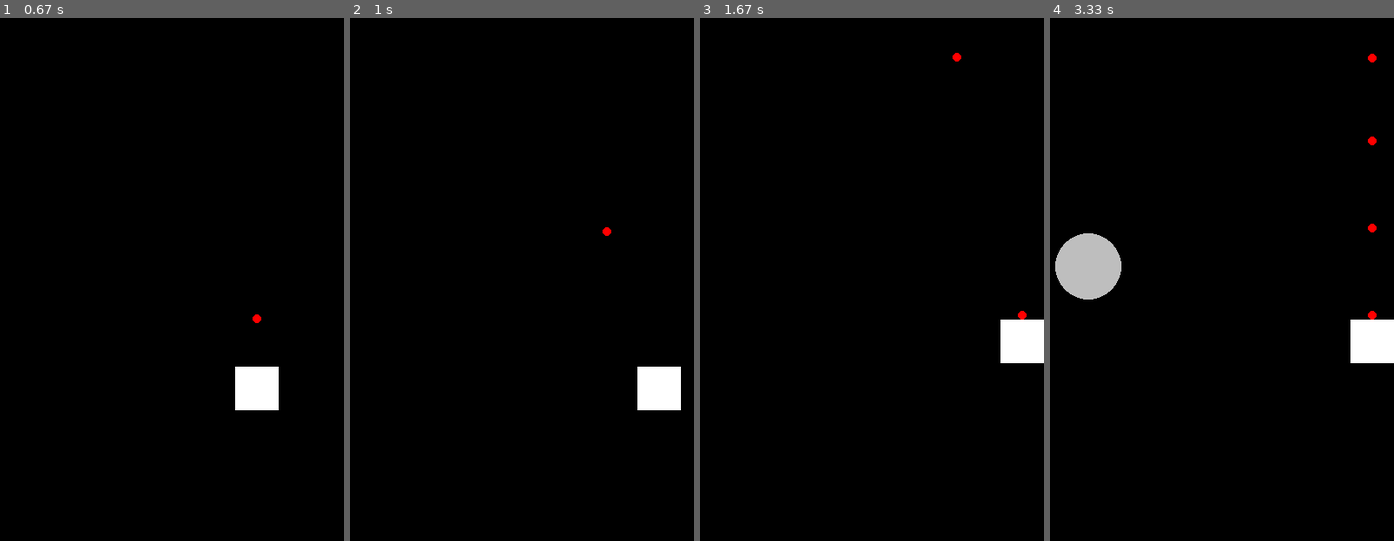
Above: before the commit, frames 1-4 (left to right).
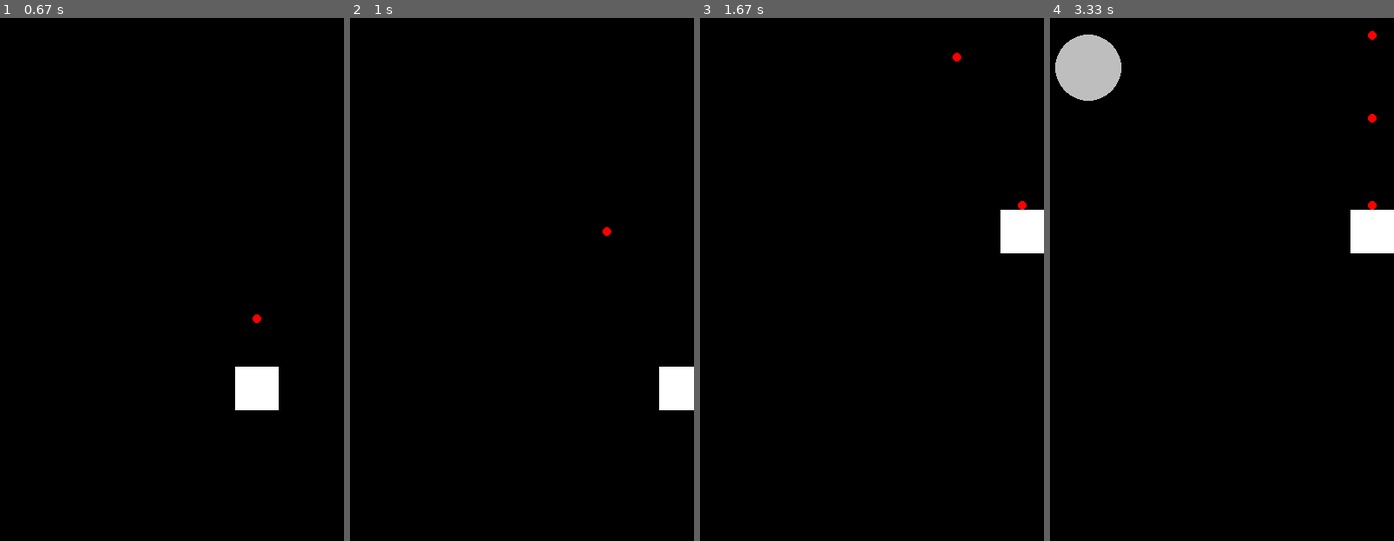
Above: after the commit, the same moments.

Repository: cuatro-f/pygame_second_project
Game: pygame game, started from main.py
The game is run twice, just before and just after one commit, with the same random seed, the same clock (stepped at 60 frames per second) and the same inputs.
Inputs (mouse positions are in pixels of both pictures, inside the frame that each line leads up to):
- Up to frame 1 (0.67 s): click (168, 279) at 0.38 s
- Up to frame 2 (1 s): hold D from 0.67 s (still down)
- Up to frame 3 (1.67 s): release D at 1.13 s; hold W 1.17-1.47 s; click (872, 310) at 1.55 s
- Up to frame 4 (3.33 s): click (1136, 284) at 1.88 s; click (1252, 394) at 2.22 s; click (1111, 201) at 2.55 s; click (1111, 405) at 2.88 s; click (1270, 96) at 3.22 s

Frame 1 is identical in both runs. In frame 2, 0.8% of the frame differs, in the area x 83-100%, y 66-75%; in frame 3, 2.2%; in frame 4, 6.1%, in the area x 1-100%, y 2-66%.

Commit message:
second version Добавлено: Получение урона от метеоритов Возможность разрушать метеориты Звук выстрела

Diff:
--- a/main.py
+++ b/main.py
@@ -1,5 +1,12 @@
 import pygame
+from pygame import mixer
 import random
+
+# инициализация плеера
+mixer.init()
+
+# звук выстрела
+shot_sound = mixer.Sound('sounds\\shot.mp3')
 
 
 # Класс корабля
@@ -15,39 +22,57 @@
         self.y = 400
 
     """Метод отрисовки корабля"""
-    def render(self):
+
+    def render(self, meteorite_arr):
         pygame.draw.rect(screen, pygame.Color('white'), (self.x, self.y, self.size, self.size))
         for bullet in self.bullet_list:
             pygame.draw.circle(screen, pygame.Color('red'), bullet, 5)
             bullet[1] -= self.bullet_speed
+            for meteor in meteorite_arr:
+                meteor_x, meteor_y, meteor_rad, meteor_speed, meteor_hp = meteor.get_information()
+                if meteor_y - meteor_rad <= bullet[1] <= meteor_y + meteor_rad and \
+                        (meteor_x - meteor_rad <= bullet[0] <= meteor_x + meteor_rad or
+                            meteor_x - meteor_rad <= bullet[0] + 4 <= meteor_x + meteor_rad):
+                    meteor.minus_hp(10)
+                    if meteor.get_hp() <= 0:
+                        meteorite_arr.remove(meteor)
+                    self.bullet_list.remove(bullet)
             if bullet[-1] <= 0:
                 self.bullet_list.remove(bullet)
 
     """Метод для изменения координат корабля"""
+
     def move(self, movement_x, movement_y):
         self.x = self.x + self.speed * movement_x
         self.y = self.y + self.speed * movement_y
 
     """Метод, возвращяющий координаты корабля"""
+
     def get_cords(self):
         return self.x, self.y
 
     """Метод, возвращающий размер корабля"""
+
     def get_size(self):
         return self.size
 
     """Метод, устанавливающий координаты"""
+
     def set_cords(self, x, y):
         self.x = x
         self.y = y
 
     """Метод, позволяющий стрелять"""
+
     def shoot(self):
         self.bullet_x = self.x + self.size // 2
         self.bullet_y = self.y + self.size // 2
         self.bullet_list.append([self.bullet_x, self.bullet_y])
+        # воспроизведение звука выстрела
+        shot_sound.play()
 
     """Метод, изменяющий hp"""
+
     def change_heal_points(self, action, value):
         if action == '+':
             if self.hp == self.max_hp:
@@ -60,7 +85,7 @@
             self.hp -= value
 
     def get_hp(self):
-        print(self.hp)
+        return self.hp
 
 
 # Класс припятствий
@@ -72,22 +97,30 @@
         self.speed = speed
         self.hp = hp
         self.damage = 10
+        self.damage_ability = True
 
     """Метод, для уменьшеня количества hp при попадании"""
+
     def minus_hp(self, value):
         self.hp -= value
 
     """Метод для получения информации о метеорите"""
+
     def get_information(self):
         return self.x, self.y, self.rad, self.speed, self.hp
 
     """Изменение положения метеорита"""
+
     def move(self):
         self.y += self.speed
 
     """Метод, наносящий урон"""
+
     def get_damage(self):
         return self.damage
+
+    def get_hp(self):
+        return self.hp
 
 
 if __name__ == '__main__':
@@ -97,7 +130,7 @@
     size = width, height = 400, 600
     screen = pygame.display.set_mode(size)
     # Создание экземпляра класса SpaceShip
-    space_ship = SpaceShip(50, 3, 5, 100)
+    space_ship = SpaceShip(50, 10, 5, 100)
     movement_x = 0
     movement_y = 0
     fps = 60
@@ -135,7 +168,7 @@
                 space_ship.shoot()
             # Создание метеорита с случайными положением, радиусом, скоростью и кол-вом hp
             if event.type == METEORITEGENERATION:
-                new_meteorite = Meteorite(random.randint(40, 360), 0, random.randint(30, 50), random.randint(5, 20),
+                new_meteorite = Meteorite(random.randint(40, 360), 0, random.randint(30, 50), random.randint(2, 3),
                                           random.randint(40, 70))
                 meteorite_list.append(new_meteorite)
         # Условия, непозволяющие кораблю выйти за пределы поля
@@ -154,9 +187,20 @@
             meteorite_x, meteorite_y, meteorite_rad, meteorite_speed, meteorite_hp = meteorite.get_information()
             pygame.draw.circle(screen, pygame.Color('grey'), (meteorite_x, meteorite_y), meteorite_rad)
             meteorite.move()
-            if space_ship.get_cords()[1] == meteorite_y:
-                space_ship.change_heal_points('-', meteorite.get_damage())
-                print(space_ship.get_hp())
-        space_ship.render()
+            if meteorite_y - meteorite_rad >= 600:
+                meteorite_list.remove(meteorite)
+            # проверяем, столкнулся ли корабль с метеоритом
+            if meteorite_x - meteorite_rad <= space_ship.get_cords()[0] + space_ship.get_size() <= \
+                    meteorite_x + meteorite_rad or meteorite_x - meteorite_rad <= space_ship.get_cords()[0] <= \
+                    meteorite_x + meteorite_rad:
+                if meteorite_y - meteorite_rad <= space_ship.get_cords()[1] <= meteorite_y + meteorite_rad or \
+                        meteorite_y - meteorite_rad <= space_ship.get_cords()[1] + space_ship.get_size() <= \
+                        meteorite_y + meteorite_rad:
+                    # вычитаем из hp корабля damage метеорита
+                    space_ship.change_heal_points('-', meteorite.get_damage())
+                    # метеорит раскололся после столкновения с кораблем
+                    meteorite_list.remove(meteorite)
+                    print(space_ship.get_hp())
+        space_ship.render(meteorite_list)
         pygame.display.flip()
         clock.tick(fps)
